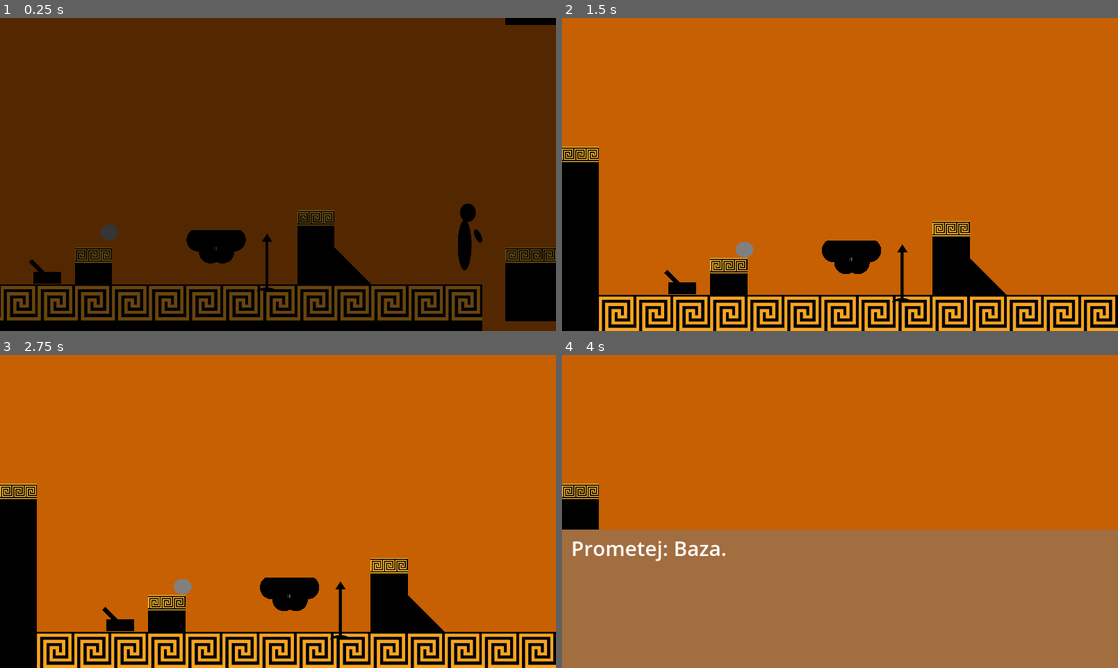
Above: before the commit, frames 1-4 (two rows, left to right).
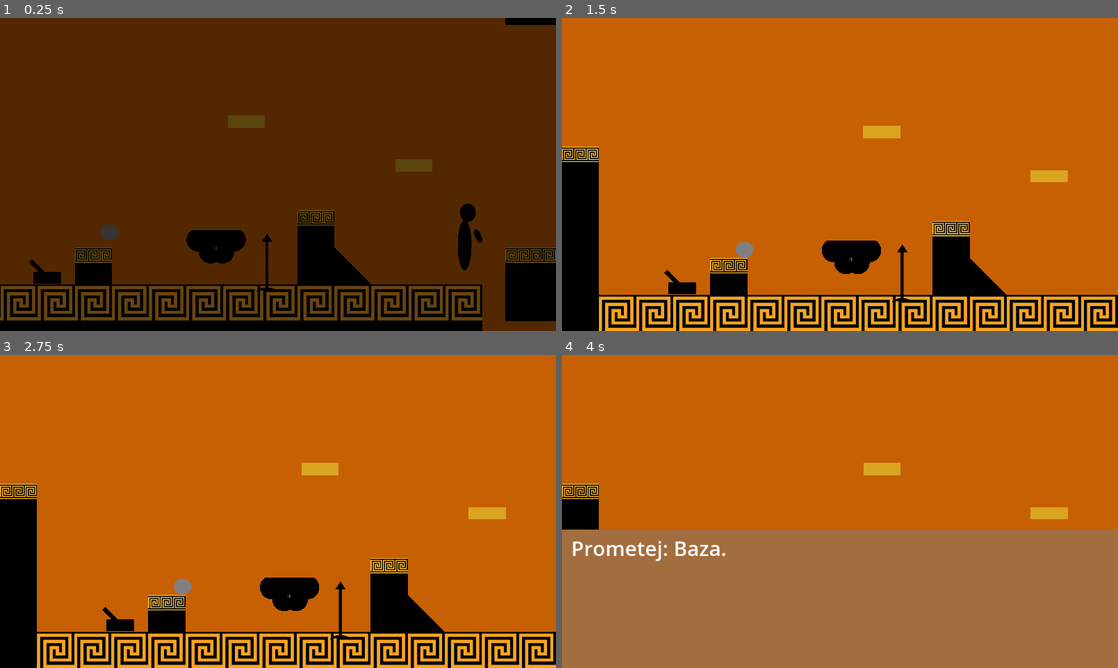
Above: after the commit, the same moments.

Repository: franmatijevic/GreekPlatformer
Game: Godot game, scene res://src/levels/test_level.tscn
Two runs of this game, one before a commit and one after it. Both use one fixed random seed, a clock stepped at 60 frames per second and the inputs below. The engine's default icon, where the game draws it, is replaced by a stand-in: a white triangle on a blue panel in a dark square.
Inputs:
- Up to frame 1 (0.25 s): no input
- Up to frame 2 (1.5 s): tap Enter (ui_accept) at 0.5, 0.77 s; hold D (right) from 0.53 s (still down); tap Space (pickThrow) at 0.6 s; tap F (shoot) at 1.35 s
- Up to frame 3 (2.75 s): tap Enter (ui_accept) at 1.52, 2 s; release D (right) at 2.03 s; hold A (left) from 2.03 s (still down); tap Space (pickThrow) at 2.1 s
- Up to frame 4 (4 s): tap R (restart) at 2.75 s; release A (left) at 2.78 s; hold D (right) from 2.78 s (still down); tap F (shoot) at 2.85 s; tap Enter (ui_accept) at 3.02, 3.77 s; tap Space (pickThrow) at 3.6 s

The runs differ from the first frame. In frame 1, 0.5% of the frame differs, in the area x 41-78%, y 31-50%; in frame 2, 0.5%; in frame 3, 0.5%; in frame 4, 0.5%.

Commit message:
Breaking platform added
-jednostavni breaking platform koji se ne respawna

Diff:
--- /dev/null
+++ b/greekplatformer/src/environment/breaking_platfrom/breaking_platfrom.gd
@@ -0,0 +1,9 @@
+extends StaticBody2D
+
+func _on_detect_body_entered(body: Node2D) -> void:
+	if body.name == "Player":
+			$AnimationPlayer.play("broken")
+			await $AnimationPlayer.animation_finished
+			queue_free()
+	else:
+			$AnimationPlayer.play("idle")
--- /dev/null
+++ b/greekplatformer/src/environment/breaking_platfrom/breaking_platfrom.tscn
@@ -0,0 +1,90 @@
+[gd_scene load_steps=9 format=3 uid="uid://c8ke8wwbtj02s"]
+
+[ext_resource type="Script" path="res://src/environment/breaking_platfrom/breaking_platfrom.gd" id="1_iu3iv"]
+[ext_resource type="Texture2D" uid="uid://psvx8b5x46t8" path="res://src/environment/platformArt/BreakingPlatformSheet.png" id="1_wkg4i"]
+
+[sub_resource type="RectangleShape2D" id="RectangleShape2D_mbd0t"]
+size = Vector2(127, 36)
+
+[sub_resource type="RectangleShape2D" id="RectangleShape2D_ra1dp"]
+size = Vector2(118, 38)
+
+[sub_resource type="Animation" id="Animation_h5l44"]
+length = 0.001
+tracks/0/type = "value"
+tracks/0/imported = false
+tracks/0/enabled = true
+tracks/0/path = NodePath("Sprite2D:frame")
+tracks/0/interp = 1
+tracks/0/loop_wrap = true
+tracks/0/keys = {
+"times": PackedFloat32Array(0),
+"transitions": PackedFloat32Array(1),
+"update": 1,
+"values": [0]
+}
+
+[sub_resource type="Animation" id="Animation_xfanb"]
+resource_name = "brokenž"
+length = 0.9
+tracks/0/type = "value"
+tracks/0/imported = false
+tracks/0/enabled = true
+tracks/0/path = NodePath("Sprite2D:frame")
+tracks/0/interp = 1
+tracks/0/loop_wrap = true
+tracks/0/keys = {
+"times": PackedFloat32Array(0, 0.2, 0.4),
+"transitions": PackedFloat32Array(1, 1, 1),
+"update": 1,
+"values": [0, 1, 2]
+}
+
+[sub_resource type="Animation" id="Animation_oav2h"]
+resource_name = "idle"
+length = 0.1
+tracks/0/type = "value"
+tracks/0/imported = false
+tracks/0/enabled = true
+tracks/0/path = NodePath("Sprite2D:frame")
+tracks/0/interp = 1
+tracks/0/loop_wrap = true
+tracks/0/keys = {
+"times": PackedFloat32Array(0),
+"transitions": PackedFloat32Array(1),
+"update": 1,
+"values": [0]
+}
+
+[sub_resource type="AnimationLibrary" id="AnimationLibrary_gena5"]
+_data = {
+"RESET": SubResource("Animation_h5l44"),
+"broken": SubResource("Animation_xfanb"),
+"idle": SubResource("Animation_oav2h")
+}
+
+[node name="BreakingPlatform" type="StaticBody2D"]
+collision_layer = 2
+script = ExtResource("1_iu3iv")
+
+[node name="Sprite2D" type="Sprite2D" parent="."]
+texture = ExtResource("1_wkg4i")
+hframes = 3
+vframes = 3
+
+[node name="CollisionShape2D" type="CollisionShape2D" parent="."]
+position = Vector2(-0.5, -3)
+shape = SubResource("RectangleShape2D_mbd0t")
+
+[node name="Detect" type="Area2D" parent="."]
+
+[node name="CollisionShape2D" type="CollisionShape2D" parent="Detect"]
+position = Vector2(0, -6)
+shape = SubResource("RectangleShape2D_ra1dp")
+
+[node name="AnimationPlayer" type="AnimationPlayer" parent="."]
+libraries = {
+"": SubResource("AnimationLibrary_gena5")
+}
+
+[connection signal="body_entered" from="Detect" to="." method="_on_detect_body_entered"]
--- a/greekplatformer/src/levels/test_level_rooms/jan_room.tscn
+++ b/greekplatformer/src/levels/test_level_rooms/jan_room.tscn
@@ -6,6 +6,7 @@
 [ext_resource type="PackedScene" uid="uid://dy25c23gvdom" path="res://src/environment/cloud_antonio/cloud_platform.tscn" id="3_gjf0o"]
 [ext_resource type="PackedScene" uid="uid://bbl4ugem5qj5c" path="res://src/environment/bird/bird_platform.tscn" id="4_y2lgs"]
 [ext_resource type="PackedScene" uid="uid://b8fd8l4kaoaqx" path="res://src/environment/pressurePlate/pressure_plate.tscn" id="6_5ufsq"]
+[ext_resource type="PackedScene" uid="uid://c8ke8wwbtj02s" path="res://src/environment/breaking_platfrom/breaking_platfrom.tscn" id="7_uomiw"]
 
 [sub_resource type="RectangleShape2D" id="RectangleShape2D_g23c0"]
 size = Vector2(23130, 7258)
@@ -138,3 +139,6 @@
 [node name="PressurePlate" parent="Objects" index="32" node_paths=PackedStringArray("connectedTo") instance=ExtResource("6_5ufsq")]
 position = Vector2(4417, -2535)
 connectedTo = [NodePath("../Spike8"), NodePath("../Spike9")]
+
+[node name="BreakingPlatform" parent="Objects" index="33" instance=ExtResource("7_uomiw")]
+position = Vector2(61, 545)
--- a/greekplatformer/src/levels/test_level_rooms/starting_room.tscn
+++ b/greekplatformer/src/levels/test_level_rooms/starting_room.tscn
@@ -1,10 +1,11 @@
-[gd_scene load_steps=7 format=4 uid="uid://bv6crjirceehq"]
+[gd_scene load_steps=8 format=4 uid="uid://bv6crjirceehq"]
 
 [ext_resource type="PackedScene" uid="uid://61v4j5x18v7w" path="res://src/levels/levelElements/room.tscn" id="1_v1w17"]
 [ext_resource type="PackedScene" uid="uid://dy25c23gvdom" path="res://src/environment/cloud_antonio/cloud_platform.tscn" id="2_ns463"]
 [ext_resource type="PackedScene" uid="uid://bajynjcw0ua61" path="res://src/items/rock.tscn" id="3_qnncy"]
 [ext_resource type="PackedScene" uid="uid://cy8dahgd1g1jr" path="res://src/environment/spikes/spike.tscn" id="4_aojxv"]
 [ext_resource type="PackedScene" uid="uid://cb47qwqitaccv" path="res://src/environment/lever/lever.tscn" id="5_0n8vm"]
+[ext_resource type="PackedScene" uid="uid://c8ke8wwbtj02s" path="res://src/environment/breaking_platfrom/breaking_platfrom.tscn" id="6_j46f3"]
 
 [sub_resource type="RectangleShape2D" id="RectangleShape2D_k0vdt"]
 size = Vector2(1920, 1080)
@@ -34,3 +35,9 @@
 [node name="Lever" parent="Objects" index="3" node_paths=PackedStringArray("connectedTo") instance=ExtResource("5_0n8vm")]
 position = Vector2(-352, 232)
 connectedTo = [NodePath("../Spike")]
+
+[node name="BreakingPlatform" parent="Objects" index="4" instance=ExtResource("6_j46f3")]
+position = Vector2(915, -154)
+
+[node name="BreakingPlatform2" parent="Objects" index="5" instance=ExtResource("6_j46f3")]
+position = Vector2(337, -306)
Binary file added: greekplatformer/src/environment/platformArt/BreakingPlatformSheet.png
Not shown, added: greekplatformer/src/environment/platformArt/BreakingPlatformSheet.png.import
Not shown: 1 places in greekplatformer/src/levels/test_level_rooms/jan_room.tscn that only renumber resources
